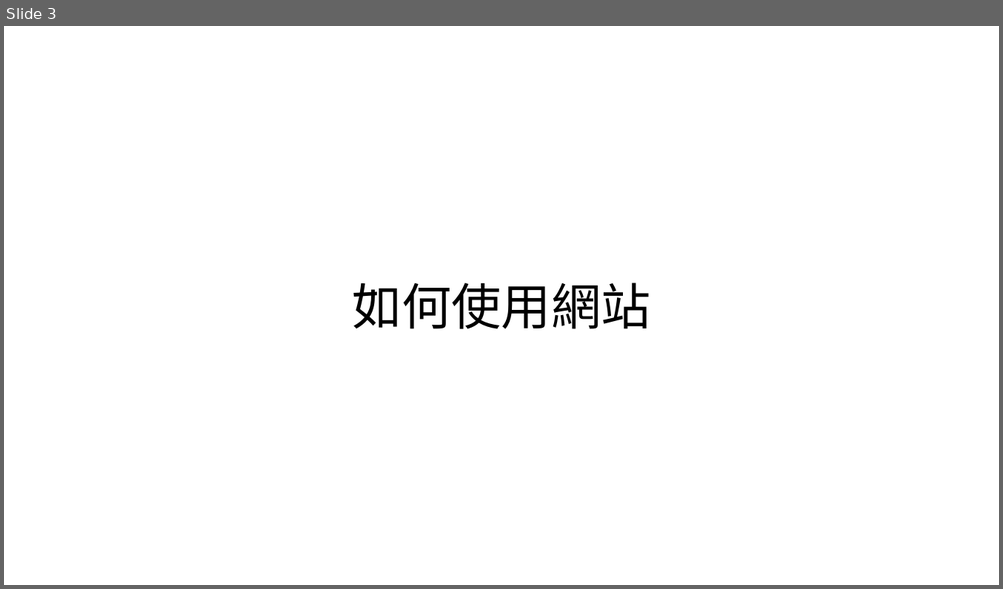
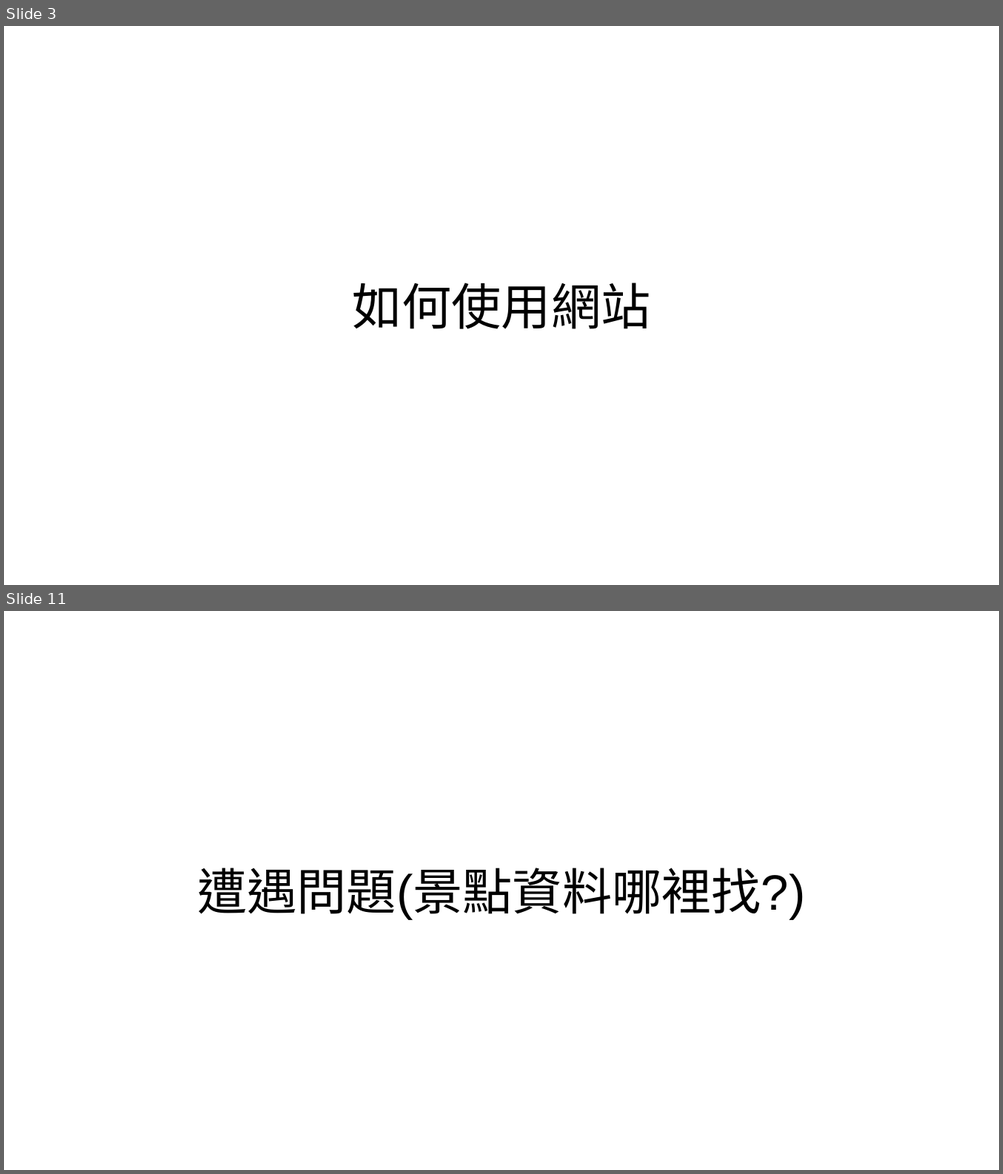
Before and after one commit to Weber0109/final-project, a slide deck: myapp/public/01257003+01257025.pptx. Shown one above the other, each under a label of ours: slide 3 before the commit, slides 3 and 11 after it; the slides between them are not shown. The pictures are 1003x589 and 1003x1174 pixels, drawn with LibreOffice and Linux fonts; fonts in the diff are those of the drawing. Boxes give left, top, right and bottom in pixels: in the first picture for what was removed or moved away, otherwise in the second. Text is boxed around its words. In the diff, an @@ line names an element or a change of style, - is before the commit and + after.

```diff
--- a/myapp/public/01257003+01257025.pptx
+++ b/myapp/public/01257003+01257025.pptx
@@ slide 11 added at <box>4,611,999,1170</box>, background #FFFFFF @@
@@ title added at <box>197,868,805,920</box>, 48 pt, text #000000 @@
+遭遇問題(景點資料哪裡找?)
```
Also in this commit, not shown: 7 slides changed, 3 other slides added, 2 slides removed, 3 other files.
